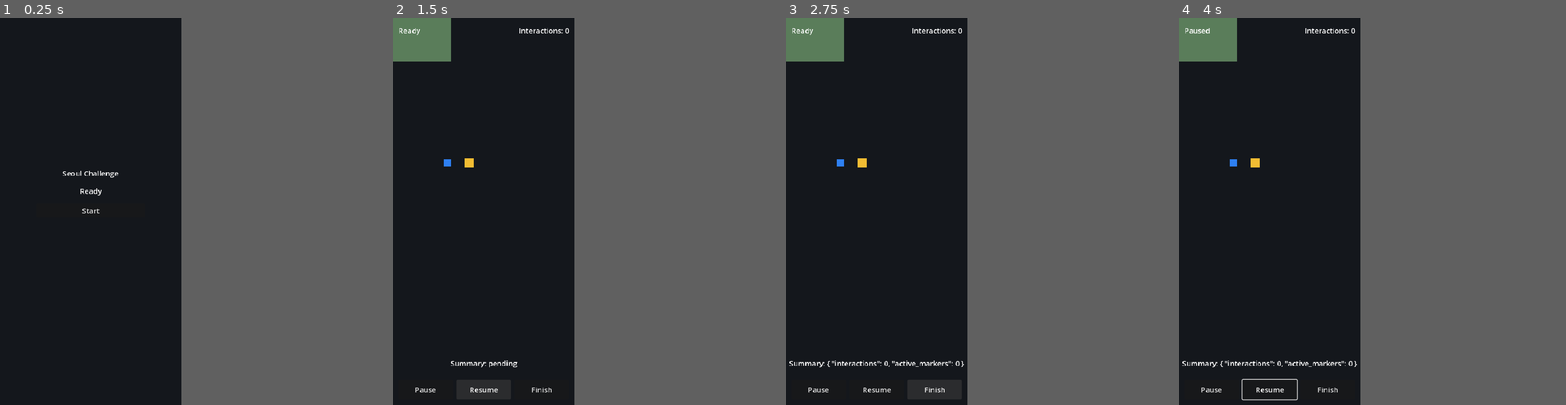
Above: before the commit, frames 1-4 (left to right).
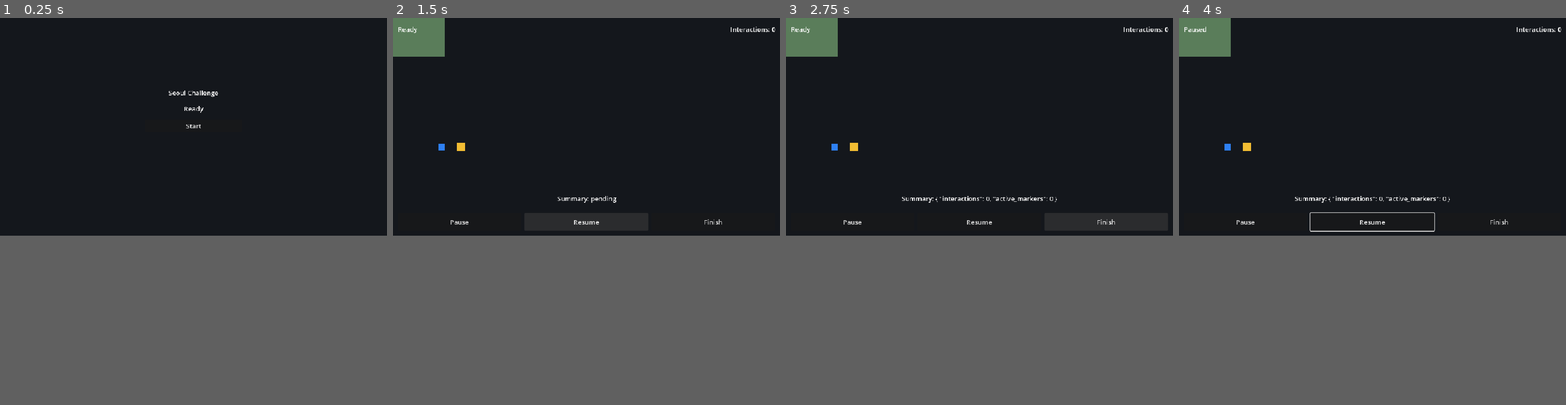
Above: after the commit, the same moments.

Repository: 0xkkun/seoul-challenge
Game: Godot game, scene res://scenes/lobby/lobby.tscn
Same seed, same stepped clock (60 frames per second), same inputs: the game is played once before the commit and once after it.
Inputs (mouse positions are in pixels of both pictures, inside the frame that each line leads up to):
- Up to frame 1 (0.25 s): no input
- Up to frame 2 (1.5 s): click "Start" at 0.5 s; click "Resume" at 1.25 s
- Up to frame 3 (2.75 s): click "Finish" at 2 s
- Up to frame 4 (4 s): click "Pause" at 2.75 s; move the mouse to (1310, 192) at 3.52 s; hold Right (ui_right) from 3.53 s (still down); click (1310, 192) at 3.67 s
In our replay, the window is 375x800 before the commit and 800x450 after it. These sizes can differ from the game's own. Grey fills any space a smaller window leaves; there, only what the larger window draws over its background counts as a difference.

The runs differ from the first frame. In frame 1, 0.3% of the frame differs, in the area x 16-57%, y 18-51%; in frame 2, 1.2%; in frame 3, 1.4%; in frame 4, 1.8%, in the area x 0-99%, y 0-99%.

Commit message:
[UI] 모바일 터치 컨트롤 + 가로 전환 (#52)
가상 조이스틱(좌하단·이동) + 공격 버튼(우하단)을 CanvasLayer 오버레이로 추가(멀티터치).
플레이어 입력 추상화: 터치 있으면 터치, 없으면 키보드(데스크탑 폴백). 조준=이동(facing) 방향.
project.godot 세로(400x854)→가로(960x540, orientation=0), verify_project_contract 계약 동기화.
플레이테스트용 combat_sandbox 추가.

verify_quick: 터치 5건 PASS, 전체 게이트 통과. 가로 샌드박스 headless 스모크 무에러.

Co-Authored-By: Claude Opus 4.8 (1M context) <noreply@anthropic.com>

Diff:
--- a/project.godot
+++ b/project.godot
@@ -29,13 +29,13 @@
 
 [display]
 
-window/size/viewport_width=400
-window/size/viewport_height=854
-window/size/window_width_override=400
-window/size/window_height_override=854
+window/size/viewport_width=960
+window/size/viewport_height=540
+window/size/window_width_override=960
+window/size/window_height_override=540
 window/stretch/mode="canvas_items"
 window/stretch/aspect="expand"
-window/handheld/orientation=1
+window/handheld/orientation=0
 
 [input_devices]
 
--- /dev/null
+++ b/scenes/dev/combat_sandbox.tscn
@@ -0,0 +1,25 @@
+[gd_scene load_steps=4 format=3]
+
+[ext_resource type="PackedScene" path="res://scenes/player/player.tscn" id="1_player"]
+[ext_resource type="PackedScene" path="res://scenes/ui/touch_controls.tscn" id="2_touch"]
+
+[sub_resource type="RectangleShape2D" id="wall_shape"]
+size = Vector2(120, 120)
+
+[node name="CombatSandbox" type="Node2D"]
+
+[node name="TouchControls" parent="." instance=ExtResource("2_touch")]
+
+[node name="Player" parent="." instance=ExtResource("1_player")]
+position = Vector2(300, 300)
+touch_controls_path = NodePath("../TouchControls")
+
+[node name="Wall" type="StaticBody2D" parent="."]
+position = Vector2(620, 270)
+
+[node name="WallShape" type="CollisionShape2D" parent="Wall"]
+shape = SubResource("wall_shape")
+
+[node name="WallVisual" type="Polygon2D" parent="Wall"]
+color = Color(0.4, 0.4, 0.45, 1)
+polygon = PackedVector2Array(-60, -60, 60, -60, 60, 60, -60, 60)
--- /dev/null
+++ b/scenes/ui/touch_controls.tscn
@@ -0,0 +1,27 @@
+[gd_scene load_steps=4 format=3]
+
+[ext_resource type="Script" path="res://scripts/ui/touch_controls.gd" id="1_tc"]
+[ext_resource type="PackedScene" path="res://scenes/ui/virtual_joystick.tscn" id="2_vj"]
+[ext_resource type="Script" path="res://scripts/ui/attack_button.gd" id="3_ab"]
+
+[node name="TouchControls" type="CanvasLayer"]
+script = ExtResource("1_tc")
+
+[node name="Joystick" parent="." instance=ExtResource("2_vj")]
+anchor_top = 1.0
+anchor_bottom = 1.0
+offset_left = 40.0
+offset_top = -260.0
+offset_right = 260.0
+offset_bottom = -40.0
+
+[node name="AttackButton" type="Control" parent="."]
+anchor_left = 1.0
+anchor_top = 1.0
+anchor_right = 1.0
+anchor_bottom = 1.0
+offset_left = -200.0
+offset_top = -200.0
+offset_right = -40.0
+offset_bottom = -40.0
+script = ExtResource("3_ab")
--- /dev/null
+++ b/scenes/ui/virtual_joystick.tscn
@@ -0,0 +1,7 @@
+[gd_scene load_steps=2 format=3]
+
+[ext_resource type="Script" path="res://scripts/ui/virtual_joystick.gd" id="1_vj"]
+
+[node name="VirtualJoystick" type="Control"]
+custom_minimum_size = Vector2(220, 220)
+script = ExtResource("1_vj")
--- a/scripts/player/player.gd
+++ b/scripts/player/player.gd
@@ -1,8 +1,9 @@
 extends CharacterBody2D
-## 탑다운 플레이어 — 이동(#8) + 트윈스틱 조준·사격(#9)
+## 탑다운 플레이어 — 이동(#8) + 조준·사격(#9) + 야구공 손맛(#15) + 모바일 터치 입력(#52)
 ##
-## 입력: 이동 = WASD/방향키/패드 좌스틱, 조준 = 마우스/패드 우스틱, 발사 = 좌클릭/스페이스/우트리거.
-## 이동·조준·쿨다운 수학은 순수 함수로 분리해 물리/입력 없이 단위 테스트한다.
+## 입력: 터치 컨트롤(가상 조이스틱+공격버튼)이 있으면 그걸로, 없으면 키보드(데스크탑 폴백).
+## 조준 = 이동(facing) 방향. 발사 = 공격 버튼 / 스페이스 / 우트리거.
+## 이동·조준·쿨다운·반동 수학은 순수 함수로 분리해 물리/입력 없이 단위 테스트한다.
 
 ## 발사 순간의 발사 지점(global)과 방향. #10 정화탄이 이 시그널을 받아 스폰한다.
 signal fired(muzzle_position: Vector2, direction: Vector2)
@@ -14,18 +15,29 @@
 @export var fire_cooldown: float = 0.22    ## 연사 간격 (s)
 @export var muzzle_offset: float = 18.0    ## 발사 지점 오프셋 (px)
 @export var recoil_strength: float = 55.0  ## 발사 반동(조준 반대 방향 킥) (px/s)
+@export var touch_controls_path: NodePath  ## 비우면 키보드 폴백
 
 var _fire_timer: float = 0.0
+var _facing: Vector2 = Vector2.DOWN
+var _touch: Node = null
+
+
+func _ready() -> void:
+	if not touch_controls_path.is_empty():
+		_touch = get_node_or_null(touch_controls_path)
 
 
 func _physics_process(delta: float) -> void:
-	var input_vector := read_input_vector()
-	velocity = step_velocity(velocity, input_vector, delta)
+	var move := read_input_vector()
+	_facing = update_facing(_facing, move)
+	velocity = step_velocity(velocity, move, delta)
 	move_and_slide()
 	_process_firing(delta)
 
 
-## 입력 벡터 → 목표 속도. 대각선도 최고 속도를 넘지 않도록 정규화. 순수 함수.
+# --- 이동/조준/사격 수학 (순수 함수, 테스트 대상) ---
+
+## 입력 벡터 → 목표 속도. 대각선도 최고 속도를 넘지 않도록 정규화.
 func desired_velocity(input_vector: Vector2) -> Vector2:
 	var v := input_vector
 	if v.length() > 1.0:
@@ -33,33 +45,48 @@
 	return v * move_speed
 
 
-## 현재 속도를 목표 속도로 가속/감속. 입력 있으면 acceleration, 없으면 friction. 순수 함수(테스트 대상).
+## 현재 속도를 목표 속도로 가속/감속. 입력 있으면 acceleration, 없으면 friction.
 func step_velocity(current: Vector2, input_vector: Vector2, delta: float) -> Vector2:
 	var target := desired_velocity(input_vector)
 	var rate := acceleration if input_vector.length() > 0.01 else friction
 	return current.move_toward(target, rate * delta)
 
 
-## from→to 단위 방향. 같은 위치면 ZERO. 순수 함수(테스트 대상).
+## 이동 입력이 있으면 그 방향으로 facing 갱신, 없으면 마지막 facing 유지.
+func update_facing(current_facing: Vector2, move: Vector2) -> Vector2:
+	return move.normalized() if move.length() > 0.01 else current_facing
+
+
+## from→to 단위 방향. 같은 위치면 ZERO. (보조용 순수 함수)
 func aim_direction_to(from: Vector2, to: Vector2) -> Vector2:
 	var d := to - from
 	return d.normalized() if d.length() > 0.001 else Vector2.ZERO
 
 
-## 쿨다운 타이머를 delta만큼 감소(0 클램프). 순수 함수(테스트 대상).
+## 쿨다운 타이머를 delta만큼 감소(0 클램프).
 func step_fire_cooldown(timer: float, delta: float) -> float:
 	return maxf(0.0, timer - delta)
 
 
-## 발사 반동 속도(조준 반대 방향). 순수 함수(테스트 대상).
+## 발사 반동 속도(조준 반대 방향).
 func recoil_velocity(aim_dir: Vector2, strength: float) -> Vector2:
 	if aim_dir.length() < 0.001:
 		return Vector2.ZERO
 	return -aim_dir.normalized() * strength
 
 
-## 이동 입력 읽기 (WASD + 방향키 + 패드 좌스틱). I/O.
+# --- 입력 I/O (단위 테스트 제외) ---
+
+## 이동 입력: 터치 조이스틱 우선, 없거나 0이면 키보드.
 func read_input_vector() -> Vector2:
+	if _touch != null:
+		var tv: Vector2 = _touch.get_move()
+		if tv.length() > 0.01:
+			return tv
+	return _keyboard_vector()
+
+
+func _keyboard_vector() -> Vector2:
 	var v := Vector2.ZERO
 	if Input.is_physical_key_pressed(KEY_A) or Input.is_key_pressed(KEY_LEFT):
 		v.x -= 1.0
@@ -78,7 +105,19 @@
 	return v
 
 
-## 발사 입력/쿨다운 처리 → 준비되고 입력이 있으면 fired 시그널 방출. I/O.
+## 조준 = 바라보는(이동) 방향.
+func aim_direction() -> Vector2:
+	return _facing
+
+
+## 발사 입력: 터치 공격 버튼 우선, 없으면 스페이스/우트리거.
+func is_firing() -> bool:
+	if _touch != null and _touch.is_attack_pressed():
+		return true
+	return Input.is_key_pressed(KEY_SPACE) or Input.get_joy_axis(0, JOY_AXIS_TRIGGER_RIGHT) > 0.3
+
+
+## 발사 입력/쿨다운 처리 → 준비되고 입력이 있으면 fired 방출 + 반동.
 func _process_firing(delta: float) -> void:
 	_fire_timer = step_fire_cooldown(_fire_timer, delta)
 	if _fire_timer > 0.0 or not is_firing():
@@ -89,21 +128,3 @@
 	fired.emit(global_position + dir * muzzle_offset, dir)
 	velocity += recoil_velocity(dir, recoil_strength)
 	_fire_timer = fire_cooldown
-
-
-## 현재 조준 방향 (패드 우스틱 우선, 없으면 마우스). I/O.
-func aim_direction() -> Vector2:
-	var stick := Vector2(
-		Input.get_joy_axis(0, JOY_AXIS_RIGHT_X),
-		Input.get_joy_axis(0, JOY_AXIS_RIGHT_Y)
-	)
-	if stick.length() >= stick_deadzone:
-		return stick.normalized()
-	return aim_direction_to(global_position, get_global_mouse_position())
-
-
-## 발사 입력이 눌려 있는가 (좌클릭 / 스페이스 / 우트리거). I/O.
-func is_firing() -> bool:
-	return Input.is_mouse_button_pressed(MOUSE_BUTTON_LEFT) \
-		or Input.is_key_pressed(KEY_SPACE) \
-		or Input.get_joy_axis(0, JOY_AXIS_TRIGGER_RIGHT) > 0.3
--- /dev/null
+++ b/scripts/ui/attack_button.gd
@@ -0,0 +1,36 @@
+extends Control
+## 공격 버튼(#52) — 영역 터치 동안 held. 자기 영역에서 시작한 터치 인덱스만 추적해
+## 조이스틱과 동시 멀티터치가 가능하다.
+
+var _active_index: int = -1
+
+
+func is_held() -> bool:
+	return _active_index != -1
+
+
+func _ready() -> void:
+	mouse_filter = Control.MOUSE_FILTER_IGNORE
+
+
+func _input(event: InputEvent) -> void:
+	if event is InputEventScreenTouch:
+		_on_touch(event.index, event.position, event.pressed)
+
+
+func _on_touch(index: int, pos: Vector2, pressed: bool) -> void:
+	if pressed:
+		if _active_index == -1 and get_global_rect().has_point(pos):
+			_active_index = index
+			queue_redraw()
+	elif index == _active_index:
+		_active_index = -1
+		queue_redraw()
+
+
+func _draw() -> void:
+	var c := size * 0.5
+	var r := minf(size.x, size.y) * 0.5
+	var col := Color(1.0, 0.45, 0.4, 0.6) if _active_index != -1 else Color(1.0, 0.45, 0.4, 0.32)
+	draw_circle(c, r, col)
+	draw_arc(c, r, 0.0, TAU, 40, Color(1, 1, 1, 0.3), 2.0)
--- /dev/null
+++ b/scripts/ui/touch_controls.gd
@@ -0,0 +1,14 @@
+extends CanvasLayer
+## 모바일 터치 컨트롤(#52) — 좌하단 가상 조이스틱(이동) + 우하단 공격 버튼.
+## 플레이어가 get_move() / is_attack_pressed() 로 읽는다.
+
+@onready var _joystick: Control = $Joystick
+@onready var _attack: Control = $AttackButton
+
+
+func get_move() -> Vector2:
+	return _joystick.get_value()
+
+
+func is_attack_pressed() -> bool:
+	return _attack.is_held()
--- /dev/null
+++ b/scripts/ui/virtual_joystick.gd
@@ -0,0 +1,62 @@
+extends Control
+## 가상 조이스틱(#52) — 영역 내 터치/드래그로 방향 벡터를 출력한다.
+## get_value() 로 정규화 방향(0..1)을 읽는다. 자기 영역에서 시작한 터치 인덱스만 추적해
+## 공격 버튼과 동시 멀티터치가 가능하다. (project.godot의 emulate_touch_from_mouse 로 마우스도 동작)
+
+@export var max_radius: float = 90.0   ## 노브 이동 최대 반경 (px)
+@export var deadzone: float = 0.18
+
+var _active_index: int = -1
+var _origin: Vector2 = Vector2.ZERO
+var _knob_offset: Vector2 = Vector2.ZERO
+var _value: Vector2 = Vector2.ZERO
+
+
+func get_value() -> Vector2:
+	return _value
+
+
+func _ready() -> void:
+	mouse_filter = Control.MOUSE_FILTER_IGNORE
+
+
+func _input(event: InputEvent) -> void:
+	if event is InputEventScreenTouch:
+		_on_press(event.index, event.position, event.pressed)
+	elif event is InputEventScreenDrag and event.index == _active_index:
+		_on_move(event.position)
+
+
+func _on_press(index: int, pos: Vector2, pressed: bool) -> void:
+	if pressed:
+		if _active_index == -1 and get_global_rect().has_point(pos):
+			_active_index = index
+			_origin = get_global_rect().get_center()
+			_on_move(pos)
+	elif index == _active_index:
+		_active_index = -1
+		_knob_offset = Vector2.ZERO
+		_value = Vector2.ZERO
+		queue_redraw()
+
+
+func _on_move(pos: Vector2) -> void:
+	var raw := pos - _origin
+	_knob_offset = raw.limit_length(max_radius)
+	_value = compute_value(raw, max_radius, deadzone)
+	queue_redraw()
+
+
+## 오프셋 → 정규화 방향(반경 클램프 + 데드존). 순수 함수(테스트 대상).
+func compute_value(offset: Vector2, radius: float, dz: float) -> Vector2:
+	if radius <= 0.0:
+		return Vector2.ZERO
+	var v := offset.limit_length(radius) / radius
+	return v if v.length() >= dz else Vector2.ZERO
+
+
+func _draw() -> void:
+	var c := size * 0.5
+	draw_circle(c, max_radius, Color(1, 1, 1, 0.10))
+	draw_arc(c, max_radius, 0.0, TAU, 48, Color(1, 1, 1, 0.30), 2.0)
+	draw_circle(c + _knob_offset, max_radius * 0.42, Color(1, 1, 1, 0.50))
--- /dev/null
+++ b/tests/unit/test_touch_input.gd
@@ -0,0 +1,46 @@
+extends Node
+## #52 모바일 터치 입력 — 조이스틱 값/플레이어 facing 순수 함수 단위 테스트.
+
+const JoystickScript := preload("res://scripts/ui/virtual_joystick.gd")
+const PlayerScript := preload("res://scripts/player/player.gd")
+
+var _runner: Node
+
+
+func _set_runner(runner: Node) -> void:
+	_runner = runner
+
+
+func test_joystick_value_within_radius() -> void:
+	var j = JoystickScript.new()
+	var v: Vector2 = j.compute_value(Vector2(45.0, 0.0), 90.0, 0.18)
+	_runner.assert_true(is_equal_approx(v.x, 0.5), "반경 절반 → 0.5")
+	j.free()
+
+
+func test_joystick_value_clamps_beyond_radius() -> void:
+	var j = JoystickScript.new()
+	var v: Vector2 = j.compute_value(Vector2(180.0, 0.0), 90.0, 0.18)
+	_runner.assert_true(is_equal_approx(v.length(), 1.0), "반경 초과 → 1.0 클램프")
+	j.free()
+
+
+func test_joystick_deadzone_returns_zero() -> void:
+	var j = JoystickScript.new()
+	var v: Vector2 = j.compute_value(Vector2(5.0, 0.0), 90.0, 0.18)
+	_runner.assert_true(v == Vector2.ZERO, "데드존 이하 → ZERO")
+	j.free()
+
+
+func test_facing_updates_with_move() -> void:
+	var p = PlayerScript.new()
+	var f: Vector2 = p.update_facing(Vector2.DOWN, Vector2(10.0, 0.0))
+	_runner.assert_true(is_equal_approx(f.x, 1.0), "이동 방향으로 facing 갱신")
+	p.free()
+
+
+func test_facing_holds_when_idle() -> void:
+	var p = PlayerScript.new()
+	var f: Vector2 = p.update_facing(Vector2.UP, Vector2.ZERO)
+	_runner.assert_true(f == Vector2.UP, "이동 없으면 facing 유지")
+	p.free()
Not shown, added: scripts/ui/attack_button.gd.uid
Not shown, added: scripts/ui/touch_controls.gd.uid
Not shown, added: scripts/ui/virtual_joystick.gd.uid
Not shown, added: tests/unit/test_touch_input.gd.uid
Not shown, changed: scripts/verify_project_contract.py
